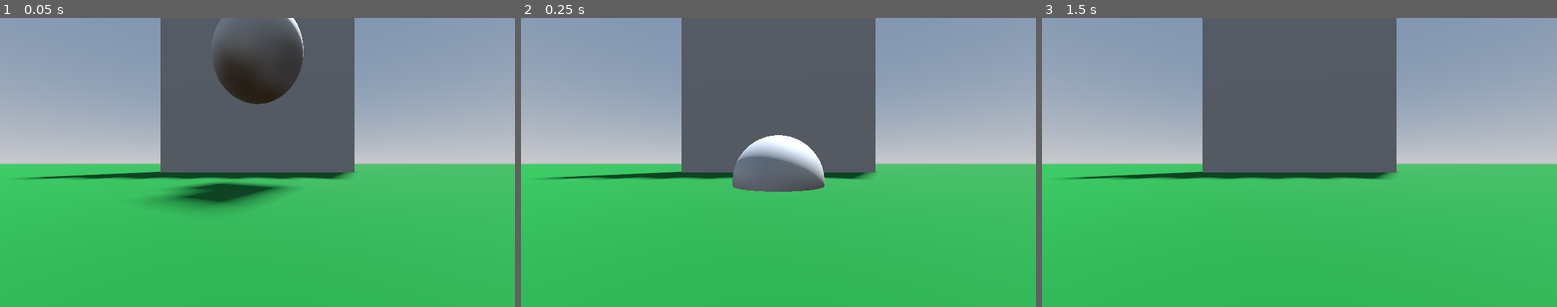
Above: before the commit, frames 1-3 (left to right).
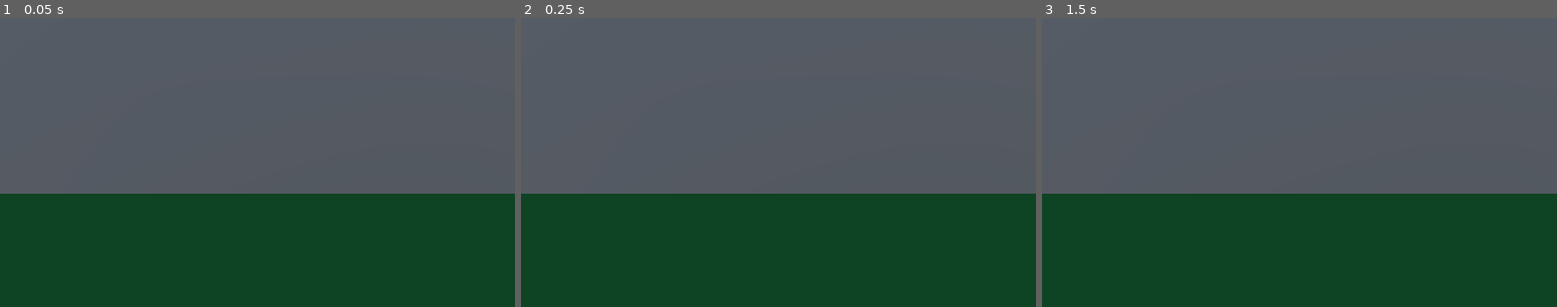
Above: after the commit, the same moments.

Repository: DeanLemans/first-vr-game
Game: Godot game, scene res://main.tscn
Two runs of this game, one before a commit and one after it. Both use one fixed random seed, a clock stepped at 60 frames per second and the inputs below.
Inputs (mouse positions are in pixels of both pictures, inside the frame that each line leads up to):
- Up to frame 1 (0.05 s): no input
- Up to frame 2 (0.25 s): no input
- Up to frame 3 (1.5 s): tap Enter at 0.5 s; move the mouse to (1412, 148) at 0.52 s; click (1412, 148) at 0.67 s; tap Space at 1.25 s; drag from (1196, 176) to (1273, 220) at 1.27 s

The runs differ from the first frame. In frame 1, 83% of the frame differs, in the area x 0-100%, y 0-100%; in frame 2, 80%; in frame 3, 80%.

Commit message:
fixed object pickup

Diff:
--- a/main.tscn
+++ b/main.tscn
@@ -25,16 +25,15 @@
 size = Vector2(15, 10)
 
 [sub_resource type="BoxMesh" id="BoxMesh_2xy0b"]
-size = Vector3(1, 1, 0.1)
 
-[sub_resource type="ConvexPolygonShape3D" id="ConvexPolygonShape3D_0gs2x"]
-points = PackedVector3Array(0.5, 0.5, 0.05, 0.5, 0.5, -0.05, -0.5, 0.5, 0.05, 0.5, -0.5, 0.05, 0.5, -0.5, -0.05, -0.5, 0.5, -0.05, -0.5, -0.5, 0.05, -0.5, -0.5, -0.05)
+[sub_resource type="ConvexPolygonShape3D" id="ConvexPolygonShape3D_li25e"]
+points = PackedVector3Array(0.5, 0.5, 0.5, 0.5, 0.5, -0.5, -0.5, 0.5, 0.5, 0.5, -0.5, 0.5, 0.5, -0.5, -0.5, -0.5, 0.5, -0.5, -0.5, -0.5, 0.5, -0.5, -0.5, -0.5)
 
 [sub_resource type="SphereMesh" id="SphereMesh_0feul"]
 radius = 0.1
 height = 0.2
 
-[sub_resource type="ConvexPolygonShape3D" id="ConvexPolygonShape3D_ms8j0"]
+[sub_resource type="ConvexPolygonShape3D" id="ConvexPolygonShape3D_mw3fb"]
 points = PackedVector3Array(-0.0998867, -0.00477682, 0, -0.0994174, -0.00477682, 0.00977748, -0.0998867, 0.00475724, 0, …(69499 unchanged characters)…
 
 [node name="main" type="Node3D"]
@@ -56,15 +55,15 @@
 [node name="StaticBody3D2" type="StaticBody3D" parent="."]
 
 [node name="MeshInstance3D" type="MeshInstance3D" parent="StaticBody3D2"]
-transform = Transform3D(1, 0, 0, 0, 1, 0, 0, 0, 1, 0, 0.411566, -1.01895)
+transform = Transform3D(1, 0, 0, 0, 1, 0, 0, 0, 1, 0, 0.411566, -0.802847)
 mesh = SubResource("BoxMesh_2xy0b")
 
 [node name="CollisionShape3D" type="CollisionShape3D" parent="StaticBody3D2"]
-transform = Transform3D(1, 0, 0, 0, 1, 0, 0, 0, 1, 0, 0.411566, -1.01895)
-shape = SubResource("ConvexPolygonShape3D_0gs2x")
+transform = Transform3D(1, 0, 0, 0, 1, 0, 0, 0, 1, 0, 0.411566, -0.802847)
+shape = SubResource("ConvexPolygonShape3D_li25e")
 
 [node name="PickableObject" parent="." instance=ExtResource("3_l3qc6")]
-transform = Transform3D(1, 0, 0, 0, 1, 0, 0, 0, 1, 0, 0, -0.421456)
+transform = Transform3D(1, 0, 0, 0, 1, 0, 0, 0, 1, 0, 1.02336, -0.777904)
 
 [node name="MeshInstance3D" type="MeshInstance3D" parent="PickableObject"]
 transform = Transform3D(1, 0, 0, 0, 1, 0, 0, 0, 1, 0, 0.29372, 0)
Not shown: 1 places in main.tscn that only renumber resources
